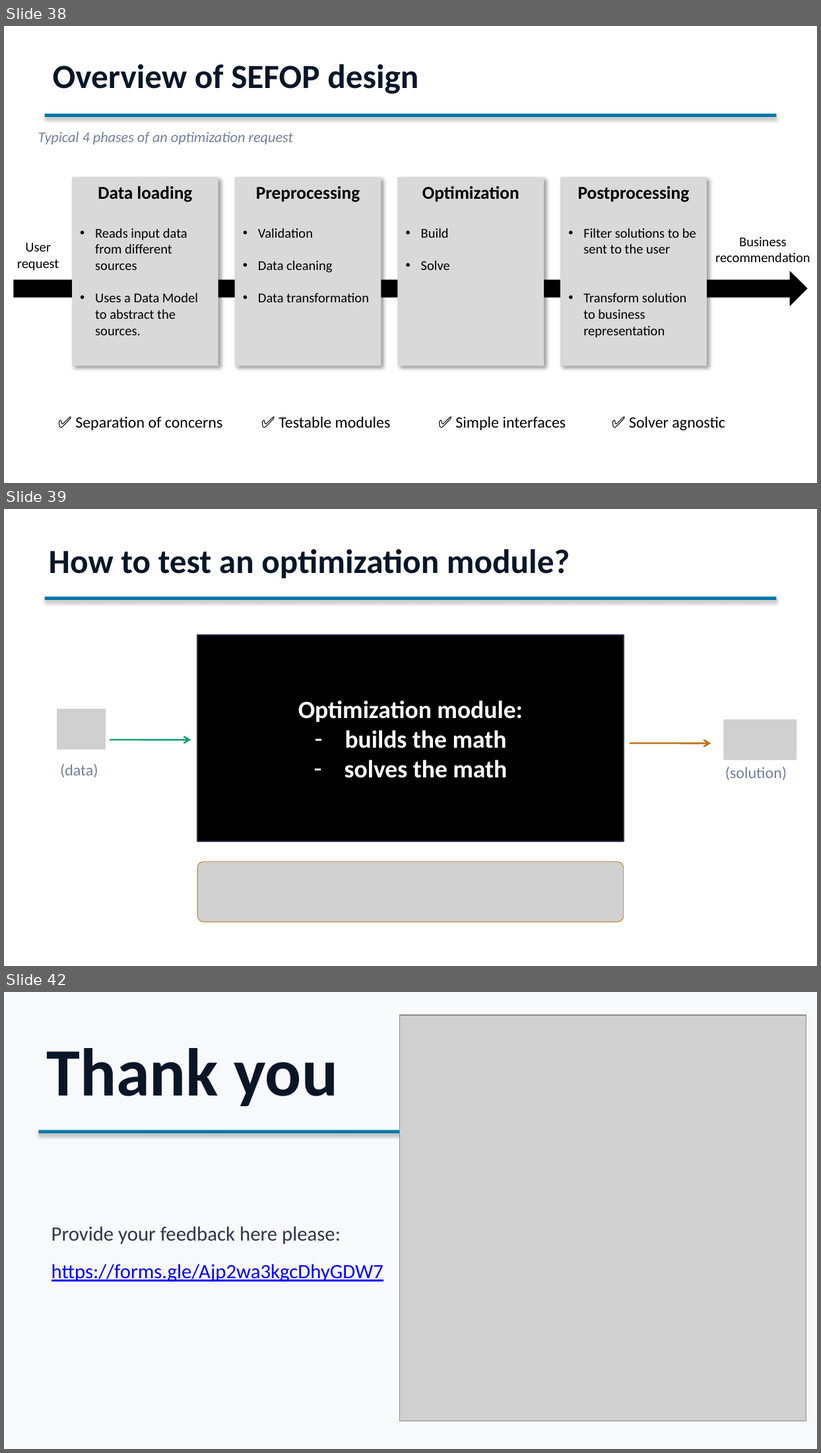
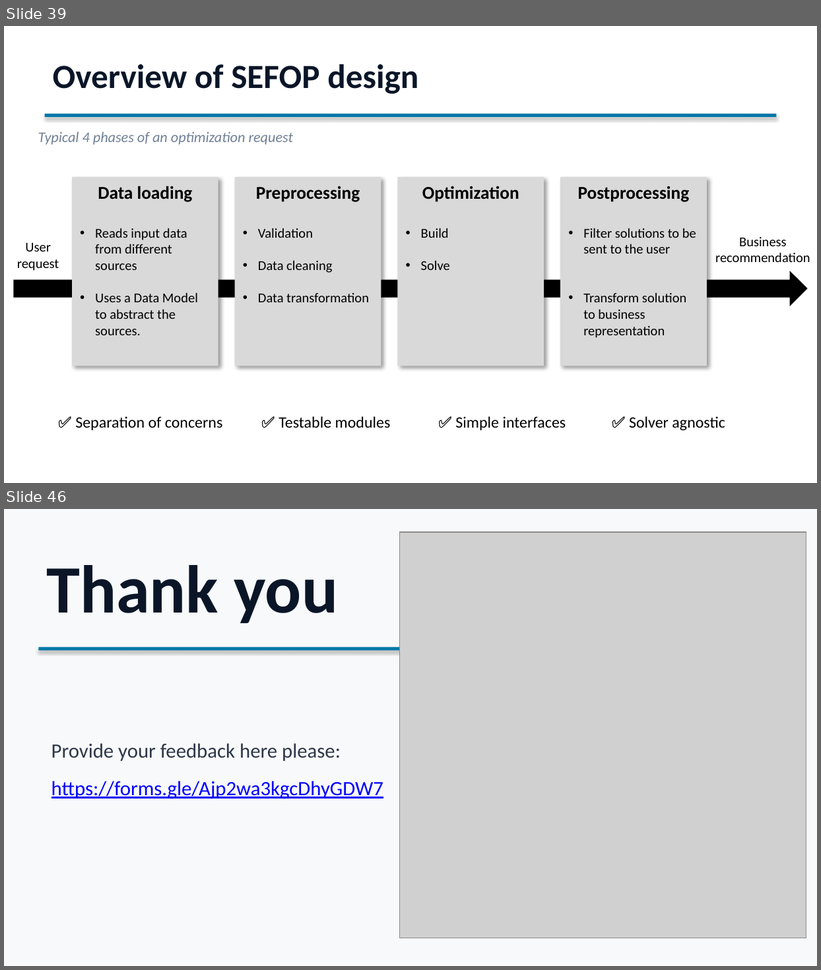
Before and after one commit to sefop/sefop-training-hub, a slide deck: workshops/2026-06-29-purdue/Purdue_Workshop.pptx. Shown one above the other, each under a label of ours: slides 38, 39 and 42 before the commit, slides 39 and 46 after it; the slides between them are not shown. The pictures are 821x1453 and 821x970 pixels, drawn with LibreOffice and Linux fonts; fonts in the diff are those of the drawing; grey boxes stand for pictures. Boxes give left, top, right and bottom in pixels: in the first picture for what was removed or moved away, otherwise in the second. Text is boxed around its words. In the diff, an @@ line names an element or a change of style, - is before the commit and + after.

```diff
--- a/workshops/2026-06-29-purdue/Purdue_Workshop.pptx
+++ b/workshops/2026-06-29-purdue/Purdue_Workshop.pptx
@@ slide 39 removed at [4,509,817,966], background #FFFFFF @@
@@ text removed at [49,549,570,578] @@
-How to test an optimization module?
@@ rectangle removed at [45,597,776,600] @@
@@ rectangle removed at [197,635,624,842] @@
@@ text removed at [298,700,523,778] @@
-Optimization module:
-– builds the math
-– solves the math
@@ picture removed at [57,709,106,750] @@
@@ picture removed at [723,720,797,760] @@
@@ arrow removed from (110, 740) to (191, 740) @@
@@ arrow removed from (630, 743) to (712, 743) @@
@@ text removed at [60,764,98,778] @@
-(data)
@@ text removed at [725,767,787,780] @@
-(solution)
@@ picture removed at [197,862,624,922] @@
@@ what was slide 38 is now slide 39 @@
@@ what was slide 42 is now slide 46 @@
```
Also in this commit, not shown: 1 slide changed, 7 slides added, 2 other slides removed.
